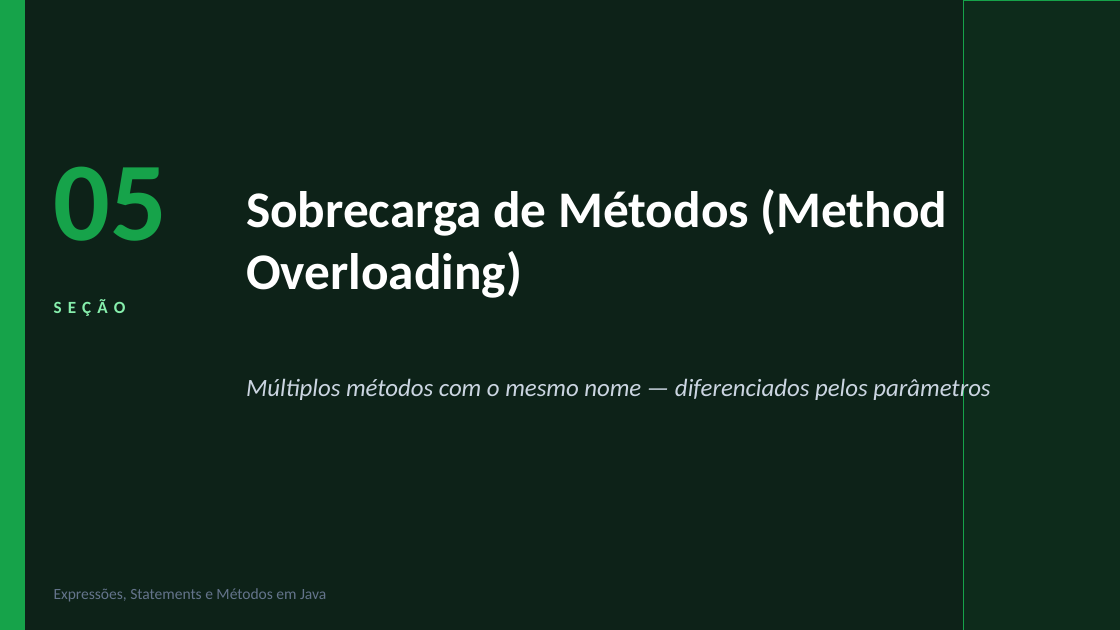
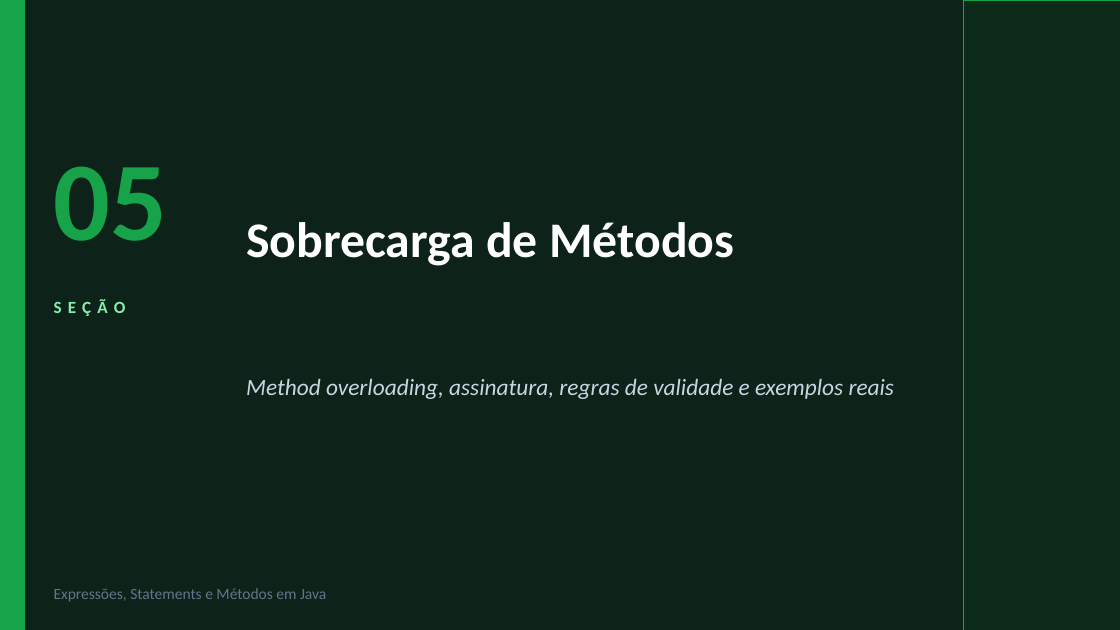
Before and after one commit to GustavoJ-dev/JavaStudiesHub, a slide deck: slide 26 of src/module03/content/Expressoes-Statements-e-Metodos.pptx (slide 19 before the commit). Drawn at 1120x630 pixels with LibreOffice and Linux fonts; fonts in the diff are those of the drawing. Boxes give left, top, right and bottom in pixels: in the first picture for what was removed or moved away, otherwise in the second. Text is boxed around its words. In the diff, an @@ line names an element or a change of style, - is before the commit and + after.

```diff
--- a/src/module03/content/Expressoes-Statements-e-Metodos.pptx
+++ b/src/module03/content/Expressoes-Statements-e-Metodos.pptx
@@ text at box(246, 222, 734, 266): text changed; size 33 to 32 pt @@
-Sobrecarga de Métodos (Method Overloading)
+Sobrecarga de Métodos
@@ text at box(246, 379, 895, 399): text changed; size 16 to 15 pt @@
-Múltiplos métodos com o mesmo nome — diferenciados pelos parâmetros
+Method overloading, assinatura, regras de validade e exemplos reais
```
Also in this commit, not shown: 23 other slides changed, 15 slides added, 10 slides removed, 7 other files.
